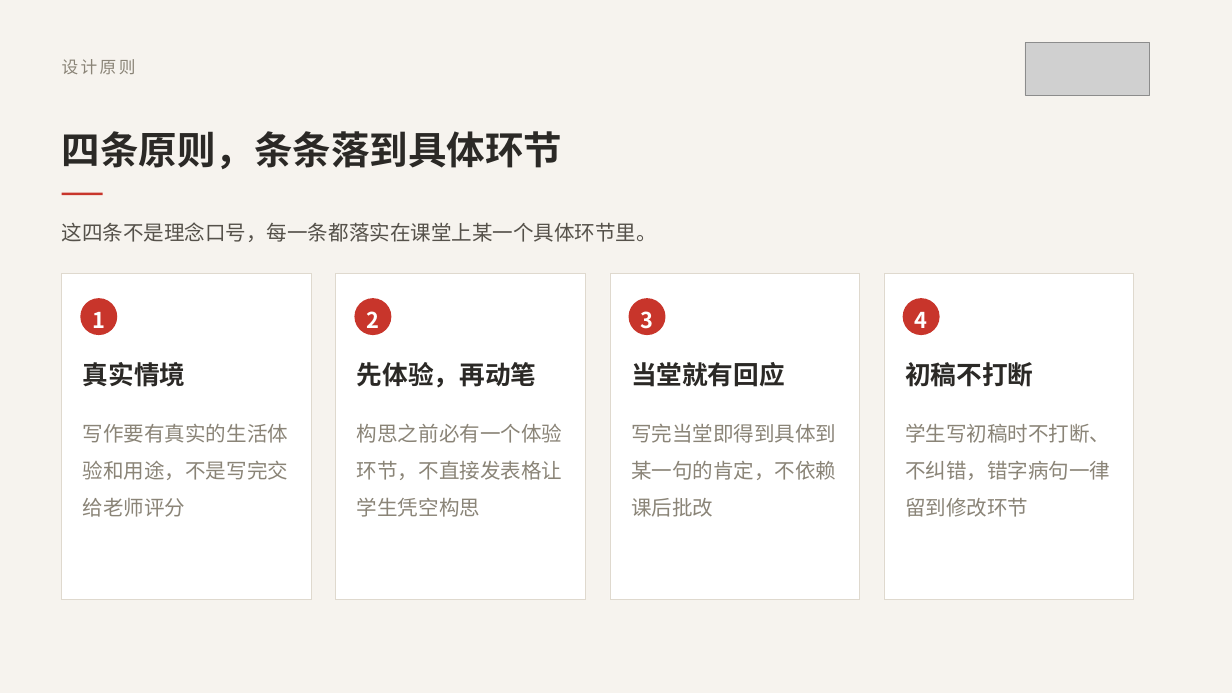
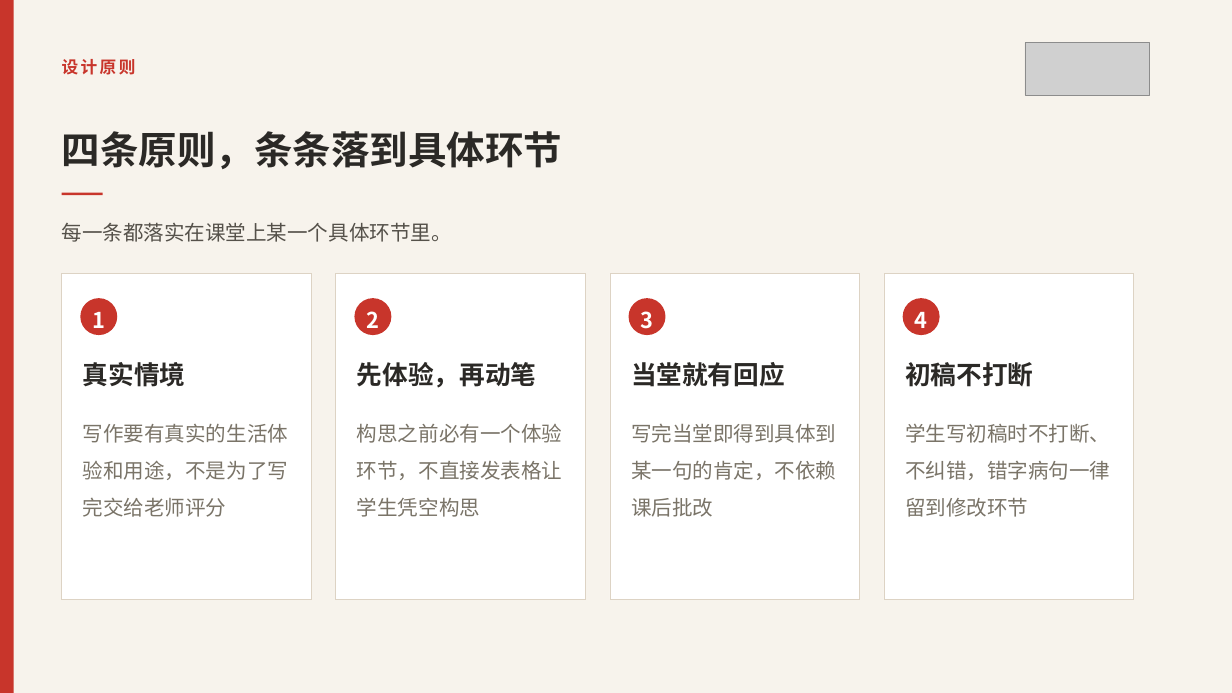
Before and after one commit to wuwenjia6498/laojohn-lesson-plan, a slide deck: slide 19 of 写作课相关宣传文件/国庆后宣讲/2-同步写作课程完整介绍.pptx. Drawn at 1232x693 pixels with LibreOffice and Linux fonts; fonts in the diff are those of the drawing; grey boxes stand for pictures. Boxes give left, top, right and bottom in pixels: in the first picture for what was removed or moved away, otherwise in the second. Text is boxed around its words. In the diff, an @@ line names an element or a change of style, - is before the commit and + after.

```diff
--- a/写作课相关宣传文件/国庆后宣讲/2-同步写作课程完整介绍.pptx
+++ b/写作课相关宣传文件/国庆后宣讲/2-同步写作课程完整介绍.pptx
@@ background #F6F3EE to #F7F3EC @@
@@ rectangle added at [0, 0, 14, 693], fill #C8352B @@
@@ text "设计原则" at [62, 59, 136, 75]: text colour #8A8477 to #C8352B, bold on @@
@@ text at [62, 222, 452, 242]: text changed @@
-这四条不是理念口号，每一条都落实在课堂上某一个具体环节里。
+每一条都落实在课堂上某一个具体环节里。
@@ outline #DFD9CE 0.75 pt to #DDD3C4 0.75 pt in 4 elements at [62, 274, 311, 599], [336, 274, 585, 599], [610, 274, 859, 599], [884, 274, 1133, 599] @@
@@ text colour #8A8477 to #7A7468 in 3 elements at [357, 424, 562, 517], [631, 424, 836, 517], [905, 424, 1110, 517] @@
@@ text at [83, 424, 288, 517]: text changed; text colour #8A8477 to #7A7468 @@
-写作要有真实的生活体验和用途，不是写完交给老师评分
+写作要有真实的生活体验和用途，不是为了写完交给老师评分
```
Also in this commit, not shown: 40 other slides changed, 3 other files.
